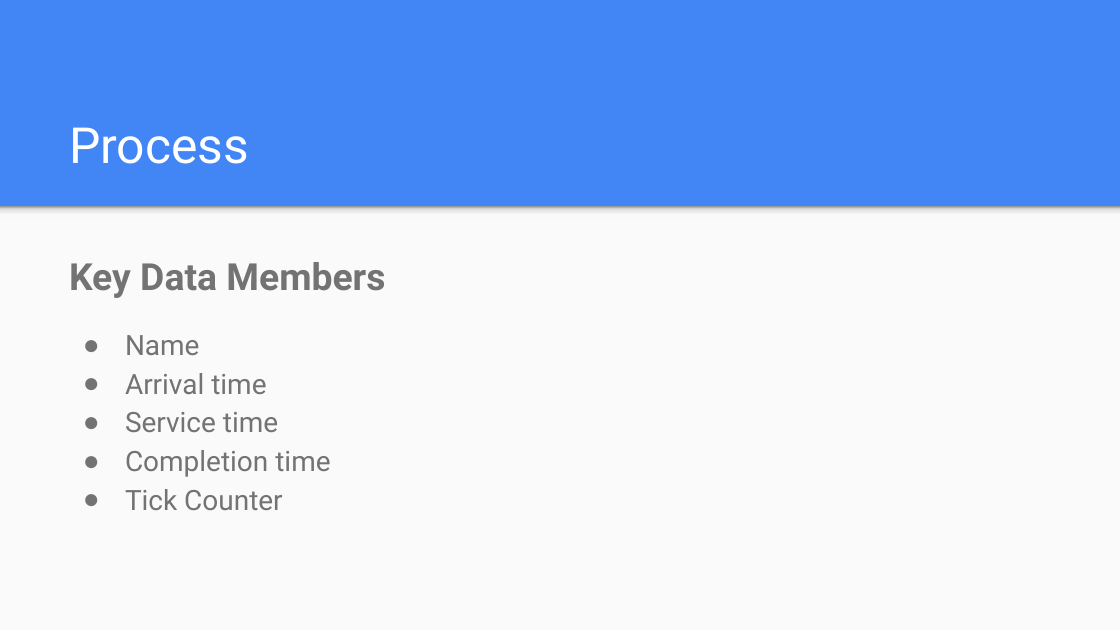
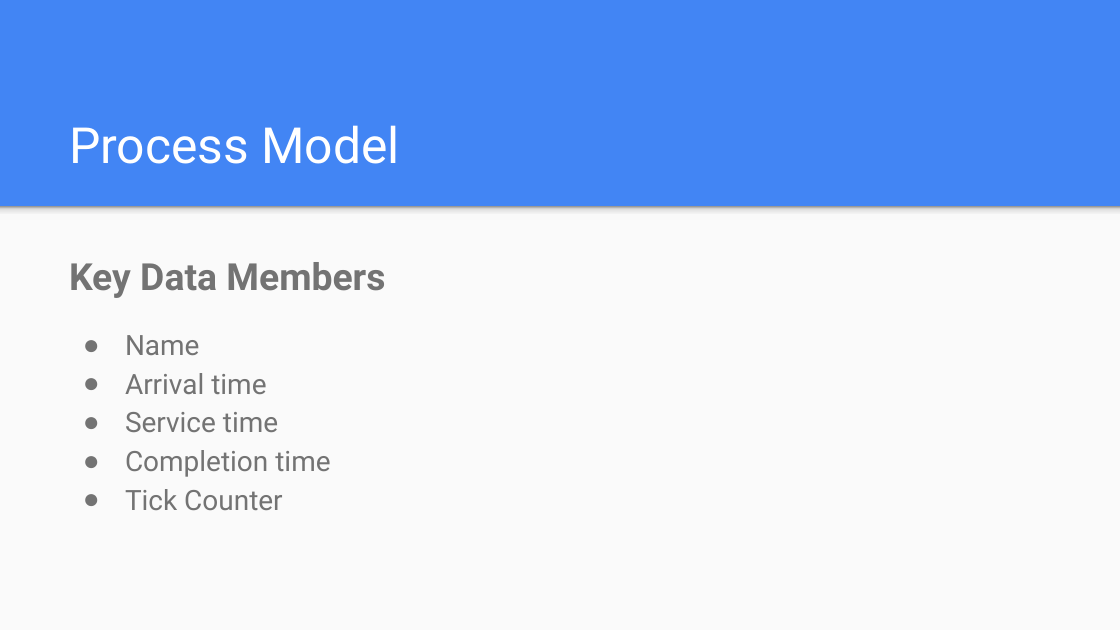
Before and after one commit to ryjen/scheduling-algos, a slide deck: slide 4 of scheduling/slides.pptx. Drawn at 1120x630 pixels with LibreOffice and Linux fonts; fonts in the diff are those of the drawing. Boxes give left, top, right and bottom in pixels: in the first picture for what was removed or moved away, otherwise in the second. Text is boxed around its words. In the diff, an @@ line names an element or a change of style, - is before the commit and + after.

```diff
--- a/scheduling/slides.pptx
+++ b/scheduling/slides.pptx
@@ title at [69, 125, 399, 164]: text changed @@
-Process
+Process Model
```
Also in this commit, not shown: 5 other slides changed, 1 other file.
